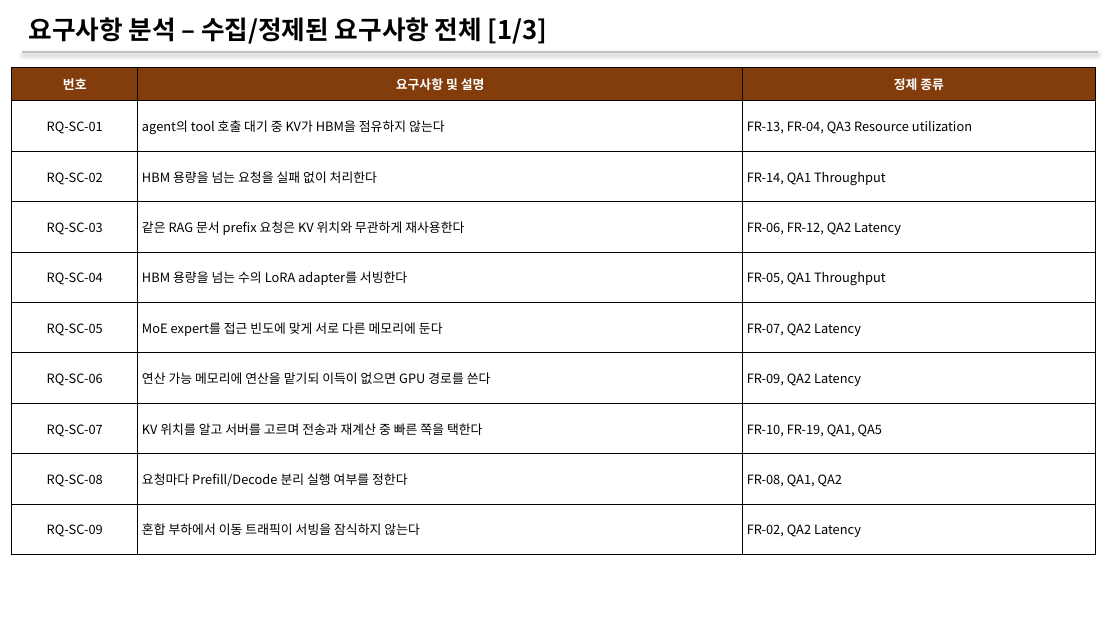
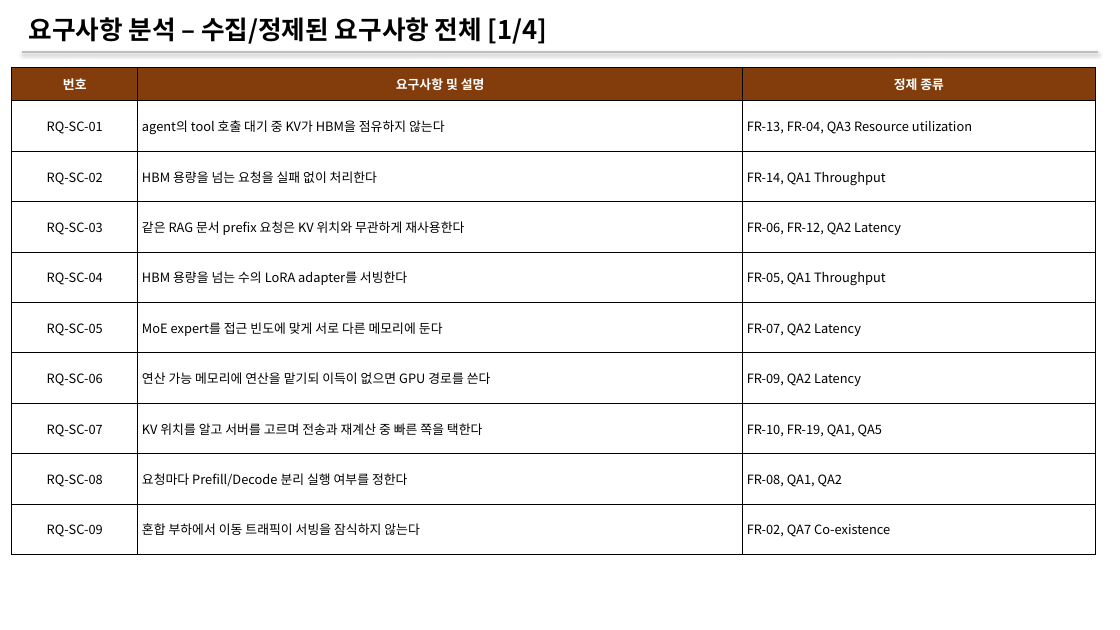
Before and after one commit to mkim0628/vllm, a slide deck: slide 9 of doc-mk/Requirements/requirements-overview.pptx (slide 8 before the commit). Drawn at 1120x630 pixels with LibreOffice and Linux fonts; fonts in the diff are those of the drawing. Boxes give left, top, right and bottom in pixels: in the first picture for what was removed or moved away, otherwise in the second. Text is boxed around its words. In the diff, an @@ line names an element or a change of style, - is before the commit and + after.

```diff
--- a/doc-mk/Requirements/requirements-overview.pptx
+++ b/doc-mk/Requirements/requirements-overview.pptx
@@ text at [29,17,548,44]: text changed @@
-요구사항 분석 – 수집/정제된 요구사항 전체 [1/3]
+요구사항 분석 – 수집/정제된 요구사항 전체 [1/4]
@@ table at [12,67,1096,555] @@
-row 10, column 3: FR-02, QA2 Latency
+row 10, column 3: FR-02, QA7 Co-existence
```
Also in this commit, not shown: 9 other slides changed, 4 slides added, 1 other file.
